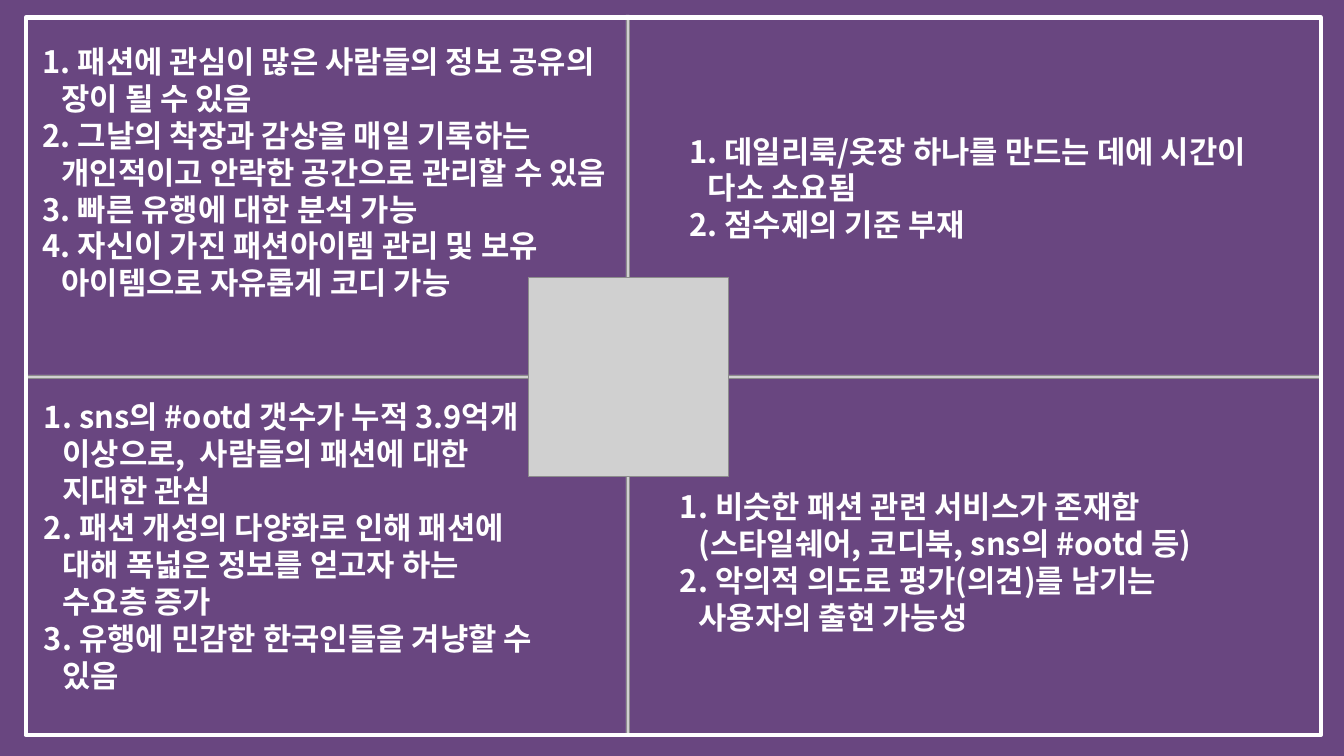
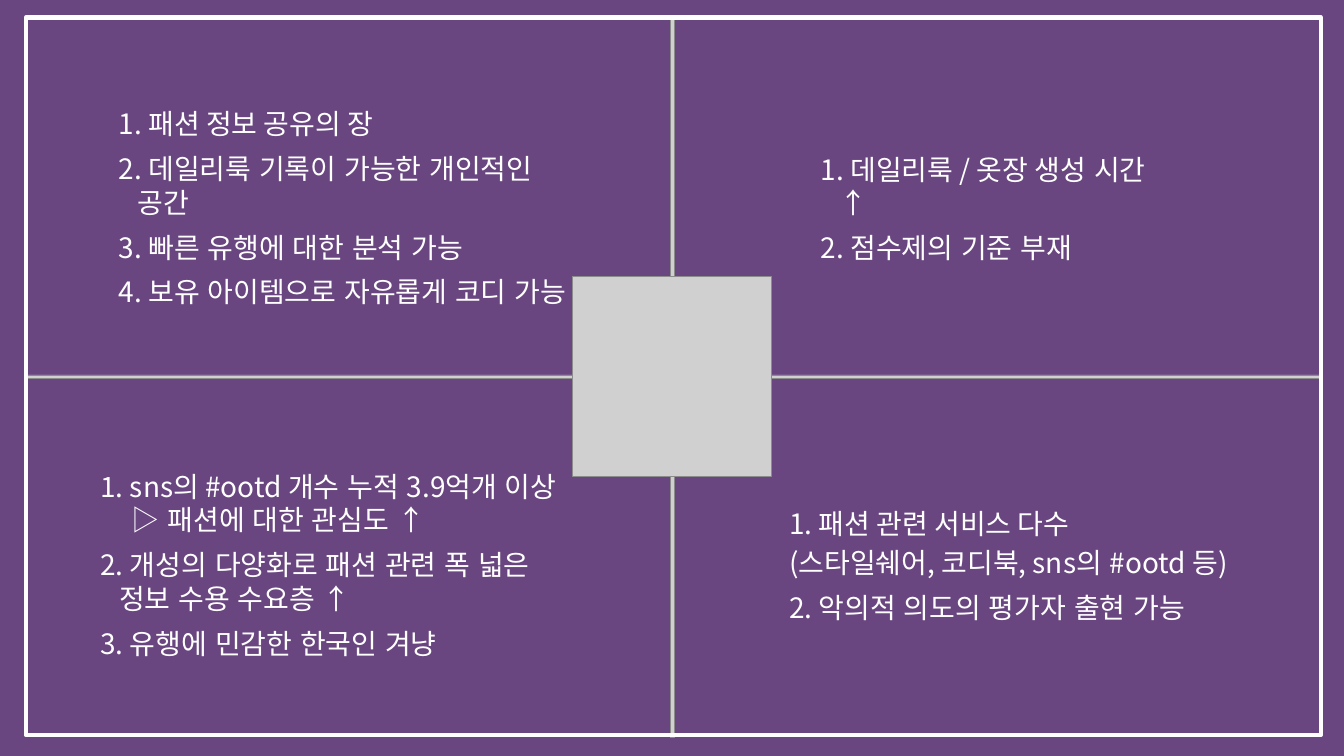
Before and after one commit to bitnarii/YMPM, a slide deck: slide 5 of 기획서/5조 Fit-back.pptx. Drawn at 1344x756 pixels with LibreOffice and Linux fonts; fonts in the diff are those of the drawing; grey boxes stand for pictures. Boxes give left, top, right and bottom in pixels: in the first picture for what was removed or moved away, otherwise in the second. Text is boxed around its words. In the diff, an @@ line names an element or a change of style, - is before the commit and + after.

Commit message:
기획서 수정 (스타일)

```diff
--- a/기획서/5조 Fit-back.pptx
+++ b/기획서/5조 Fit-back.pptx
@@ picture: place and size @@
-picture at [626, 15, 629, 736]
+picture at [670, 16, 673, 737]
@@ text "1. 패션 정보 공유의 장": place and size @@
-text "1. 패션 정보 공유의 장" at [43, 47, 607, 297]
+text "1. 패션 정보 공유의 장" at [119, 111, 565, 304]
@@ text at [119, 111, 532, 215]: text changed; size 33 to 30 pt; bold off @@
-1. 패션에 관심이 많은 사람들의 정보 공유의 장이 될 수 있음
-2. 그날의 착장과 감상을 매일 기록하는 개인적이고 안락한 공간으로 관리할 수 있음
+1. 패션 정보 공유의 장
+2. 데일리룩 기록이 가능한 개인적인 공간
@@ text "1. 데일리룩 / 옷장 생성 ...": place and size @@
-text "1. 데일리룩 / 옷장 생성 ..." at [689, 137, 1246, 239]
+text "1. 데일리룩 / 옷장 생성 ..." at [821, 157, 1146, 260]
@@ text at [821, 157, 1146, 182]: text changed; size 33 to 30 pt; bold off @@
-1. 데일리룩/옷장 하나를 만드는 데에 시간이 다소 소요됨
+1. 데일리룩 / 옷장 생성 시간 ↑
@@ text at [119, 235, 463, 260]: size 33 to 30 pt, bold off in "3. 빠른 유행에 대한 분석 가능" @@
@@ text at [821, 235, 1073, 260]: size 33 to 30 pt, bold off in "2. 점수제의 기준 부재" @@
@@ text at [119, 279, 565, 304]: text changed; size 33 to 30 pt; bold off @@
-4. 자신이 가진 패션아이템 관리 및 보유 아이템으로 자유롭게 코디 가능
+4. 보유 아이템으로 자유롭게 코디 가능
@@ picture: place and size @@
-picture at [529, 278, 728, 477]
+picture at [573, 277, 772, 476]
@@ text at [100, 474, 557, 656]: text changed; size 33 to 30 pt; bold off @@
-1. sns의 #ootd 갯수가 누적 3.9억개 이상으로, 사람들의 패션에 대한 지대한 관심
-2. 패션 개성의 다양화로 인해 패션에 대해 폭넓은 정보를 얻고자 하는 수요층 증가
-3. 유행에 민감한 한국인들을 겨냥할 수 있음
+1. sns의 #ootd 개수 누적 3.9억개 이상
+▷ 패션에 대한 관심도 ↑
+2. 개성의 다양화로 패션 관련 폭 넓은 정보 수용 수요층 ↑
+3. 유행에 민감한 한국인 겨냥
@@ text at [789, 511, 1227, 620]: text changed; size 33 to 30 pt; bold off @@
-1. 비슷한 패션 관련 서비스가 존재함(스타일쉐어, 코디북, sns의 #ootd 등)
-2. 악의적 의도로 평가(의견)를 남기는 사용자의 출현 가능성
+1. 패션 관련 서비스 다수
+(스타일쉐어, 코디북, sns의 #ootd 등)
+2. 악의적 의도의 평가자 출현 가능
```
Also in this commit, not shown: 9 other slides changed.
